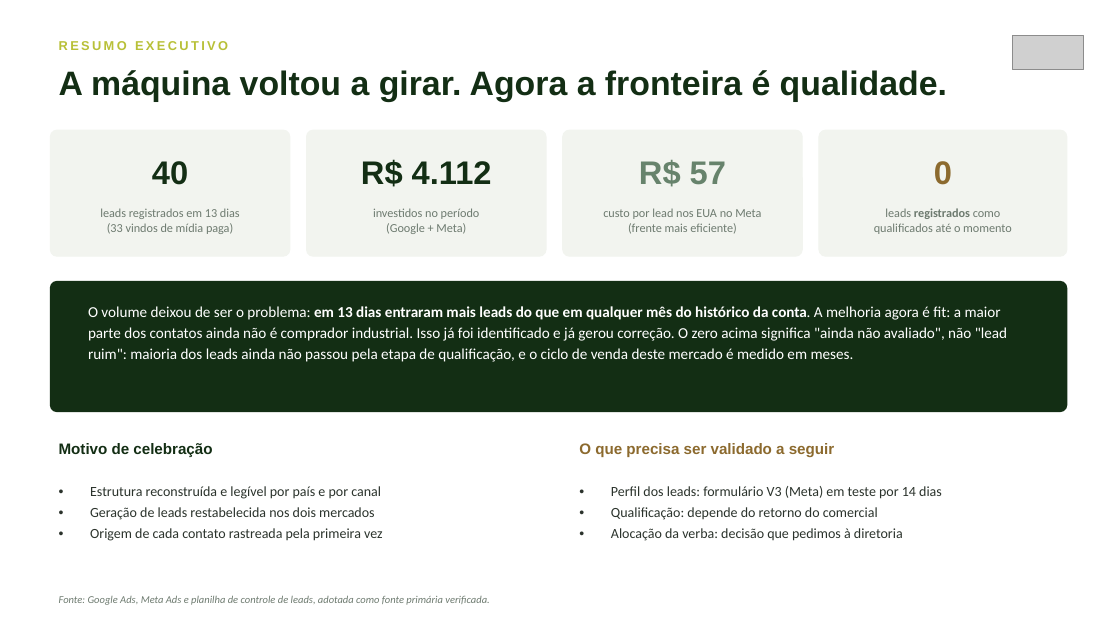
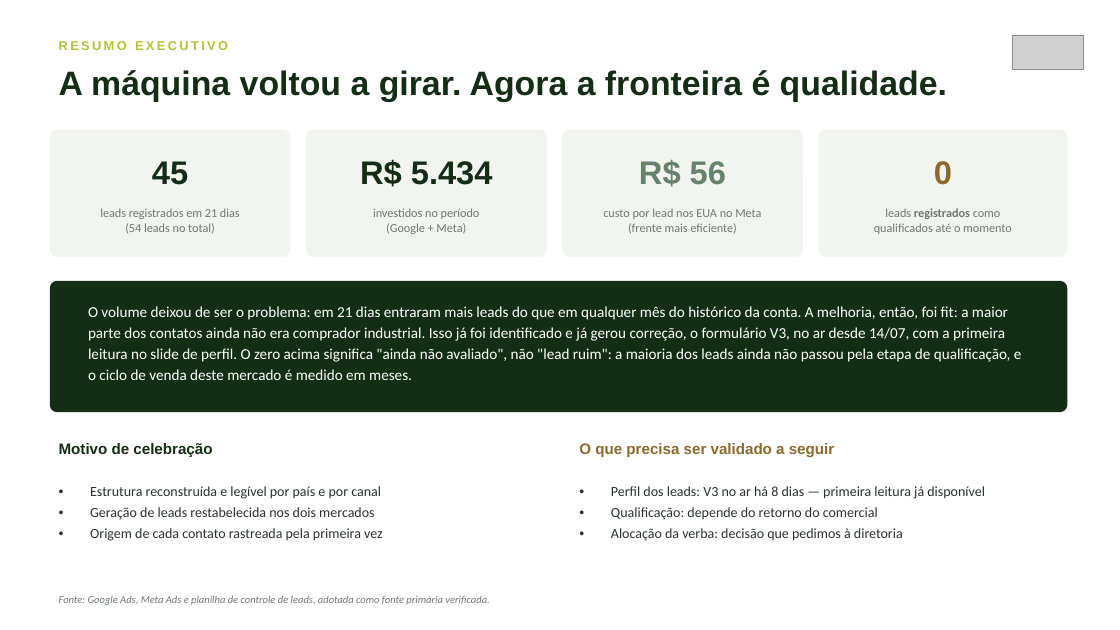
Before and after one commit to gpr25/arqOS, a slide deck: slide 2 of Triunfo do Brasil/marketing/relatorios/triunfo-resultados-julho.pptx. Drawn at 1120x630 pixels with LibreOffice and Linux fonts; fonts in the diff are those of the drawing; grey boxes stand for pictures. Boxes give left, top, right and bottom in pixels: in the first picture for what was removed or moved away, otherwise in the second. Text is boxed around its words. In the diff, an @@ line names an element or a change of style, - is before the commit and + after.

```diff
--- a/Triunfo do Brasil/marketing/relatorios/triunfo-resultados-julho.pptx
+++ b/Triunfo do Brasil/marketing/relatorios/triunfo-resultados-julho.pptx
@@ text at (152, 161, 188, 185): text changed @@
-40
+45
@@ text at (360, 159, 493, 187): text changed @@
-R$ 4.112
+R$ 5.434
@@ text at (639, 160, 726, 187): text changed @@
-R$ 57
+R$ 56
@@ text at (100, 208, 240, 234): text changed @@
-leads registrados em 13 dias
-(33 vindos de mídia paga)
+leads registrados em 21 dias
+(54 leads no total)
@@ text at (88, 306, 1022, 380): text changed @@
-O volume deixou de ser o problema: em 13 dias entraram mais leads do que em qualquer mês do histórico da conta. A melhoria agora é fit: a maior parte dos contatos ainda não é comprador industrial. Isso já foi identificado e já gerou correção. O zero acima significa "ainda não avaliado", não "lead ruim": maioria dos leads ainda não passou pela etapa de qualificação, e o ciclo de venda deste mercado é medido em meses.
+O volume deixou de ser o problema: em 21 dias entraram mais leads do que em qualquer mês do histórico da conta. A melhoria, então, foi fit: a maior parte dos contatos ainda não era comprador industrial. Isso já foi identificado e já gerou correção, o formulário V3, no ar desde 14/07, com a primeira leitura no slide de perfil. O zero acima significa "ainda não avaliado", não "lead ruim": a maioria dos leads ainda não passou pela etapa de qualificação, e o ciclo de venda deste mercado é medido em meses.
@@ text at (611, 486, 985, 499): text changed @@
-• Perfil dos leads: formulário V3 (Meta) em teste por 14 dias
+• Perfil dos leads: V3 no ar há 8 dias — primeira leitura já disponível
```
Also in this commit, not shown: 6 other slides changed, 38 other files.
